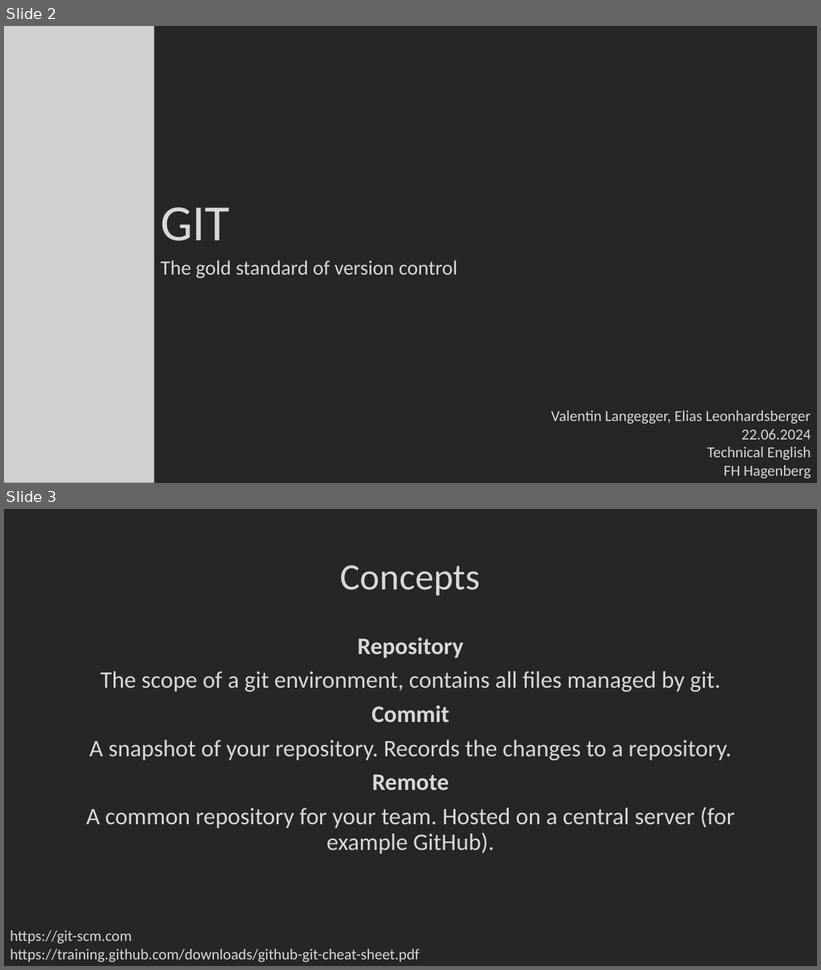
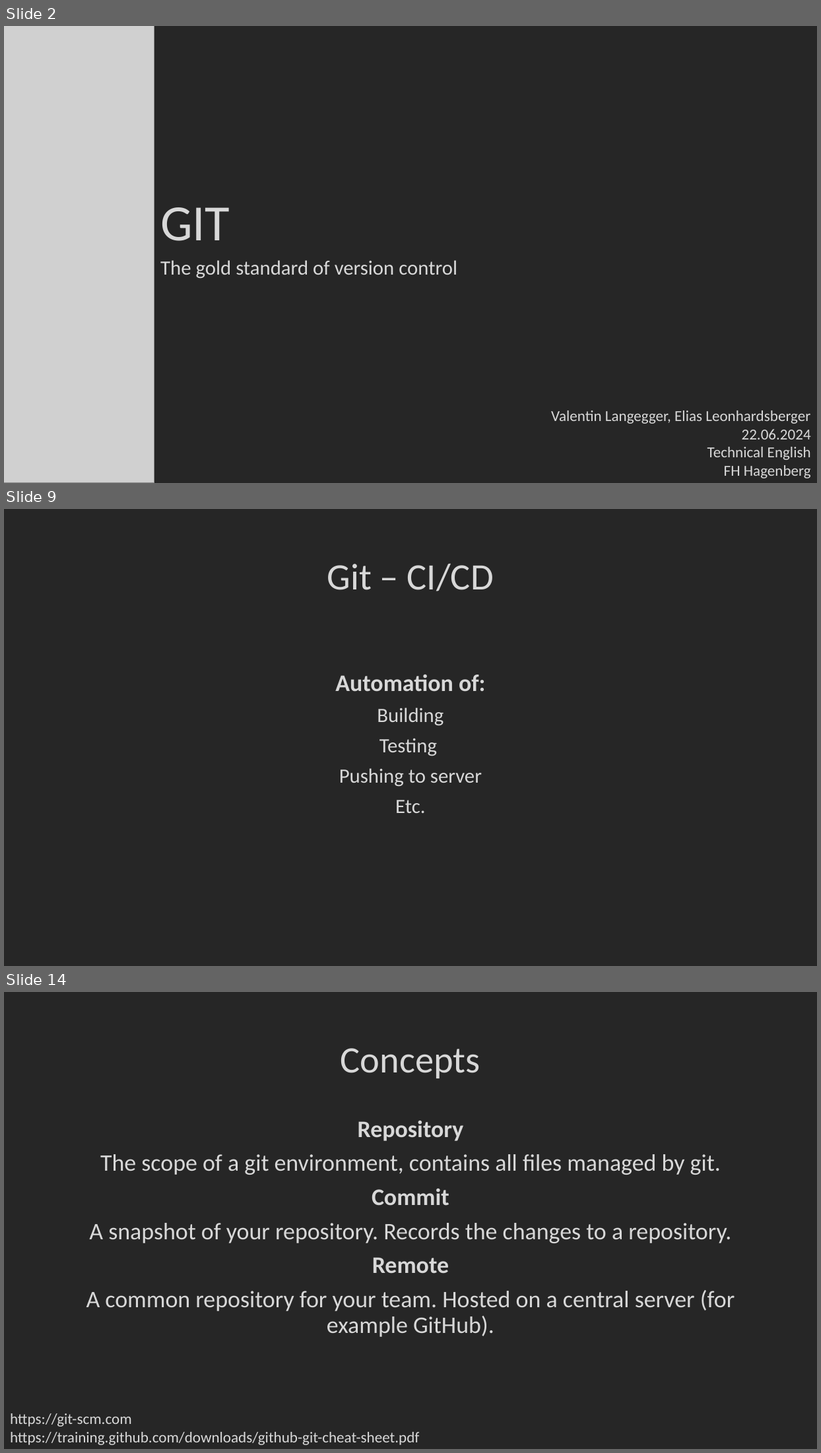
Before and after one commit to Xoechz/SEbaBB2, a slide deck: EN/GIT.pptx. Shown one above the other, each under a label of ours: slides 2 and 3 before the commit, slides 2, 9 and 14 after it; the slides between them are not shown. The pictures are 821x970 and 821x1453 pixels, drawn with LibreOffice and Linux fonts; fonts in the diff are those of the drawing; grey boxes stand for pictures; background and template pictures are left out. Boxes give left, top, right and bottom in pixels: in the first picture for what was removed or moved away, otherwise in the second. Text is boxed around its words. In the diff, an @@ line names an element or a change of style, - is before the commit and + after.

```diff
--- a/EN/GIT.pptx
+++ b/EN/GIT.pptx
@@ slide 9 added at [4, 509, 817, 966], background #262626 @@
@@ title added at [327, 564, 494, 591], 44 pt, text #D8D8D8 @@
+Git – CI/CD
@@ text added at [335, 675, 486, 813], 24 pt, text #D8D8D8 @@
+Automation of:
+Building
+Testing
+Pushing to server
+Etc.
@@ what was slide 3 is now slide 14 @@
```
Also in this commit, not shown: 1 slide changed, 11 other slides added.
